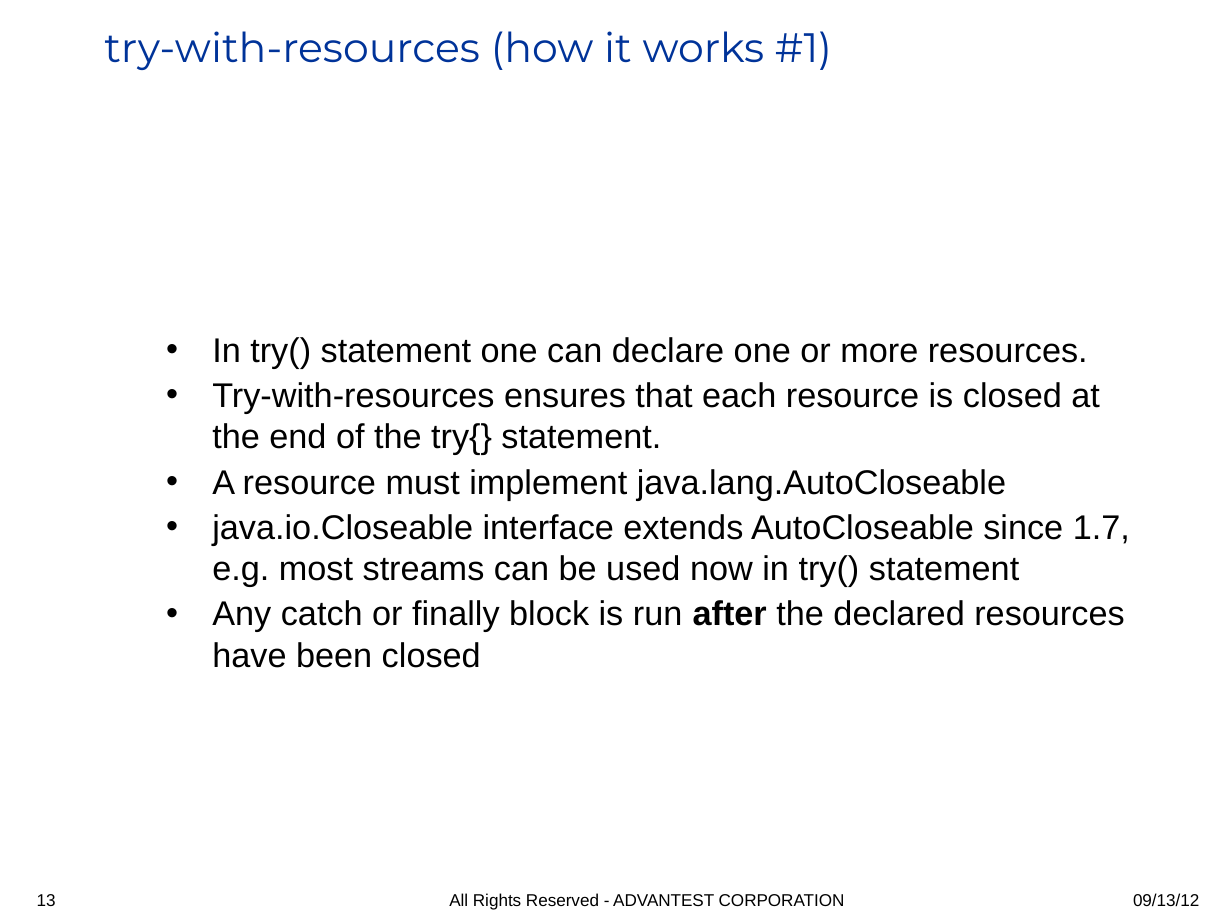
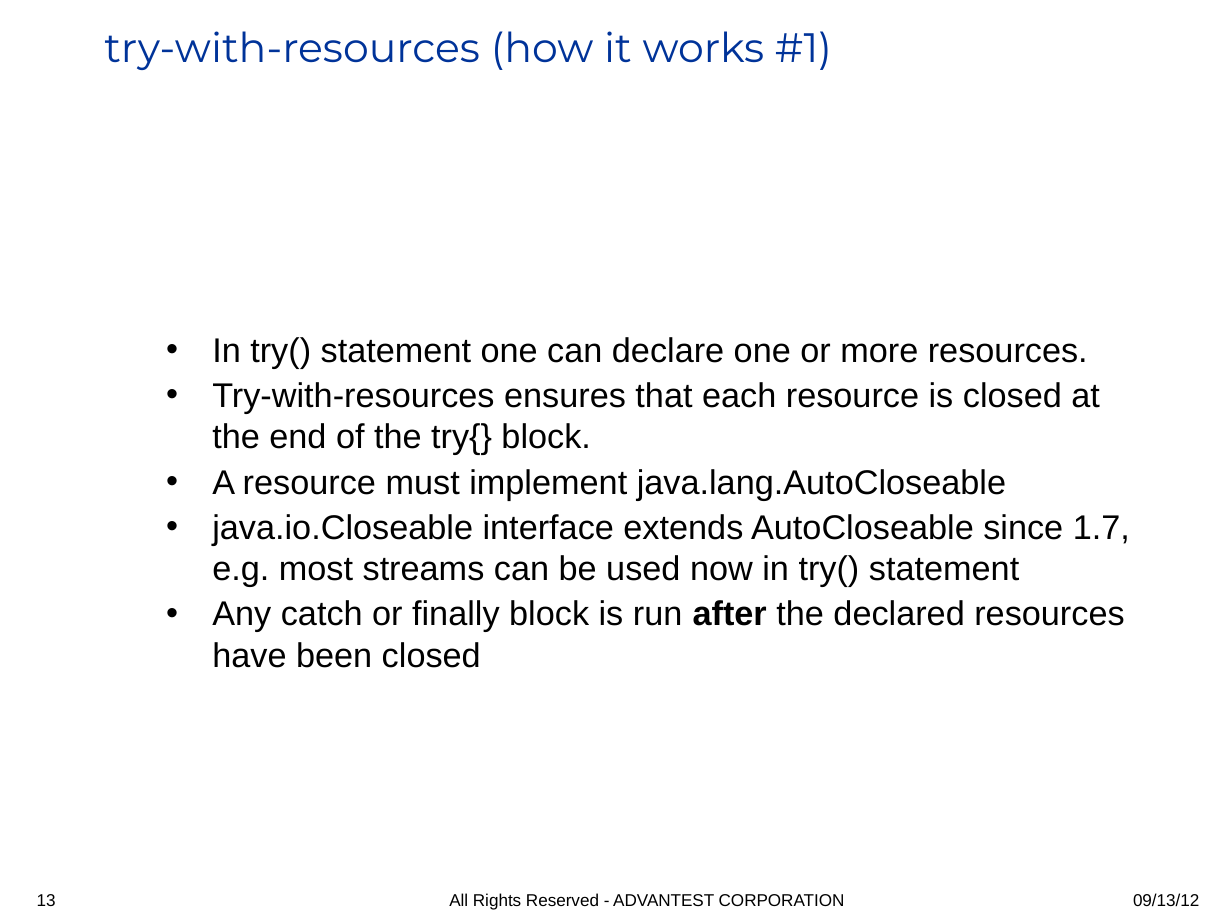
Before and after one commit to iloveeclipse/java7examples, a slide deck: slide 13 of doc/Java7_highlights.ppt. Drawn at 1232x924 pixels with LibreOffice and Linux fonts; fonts in the diff are those of the drawing; background and template pictures are left out. Boxes give left, top, right and bottom in pixels: in the first picture for what was removed or moved away, otherwise in the second. Text is boxed around its words. In the diff, an @@ line names an element or a change of style, - is before the commit and + after.

```diff
--- a/doc/Java7_highlights.ppt
+++ b/doc/Java7_highlights.ppt
@@ text at (x1=212, y1=382, x2=1100, y2=455): text changed @@
-• Try-with-resources ensures that each resource is closed at the end of the try{} statement.
+• Try-with-resources ensures that each resource is closed at the end of the try{} block.
```
Also in this commit, not shown: 1 other slide changed, 1 slide added, 1 slide removed, 1 other file.
